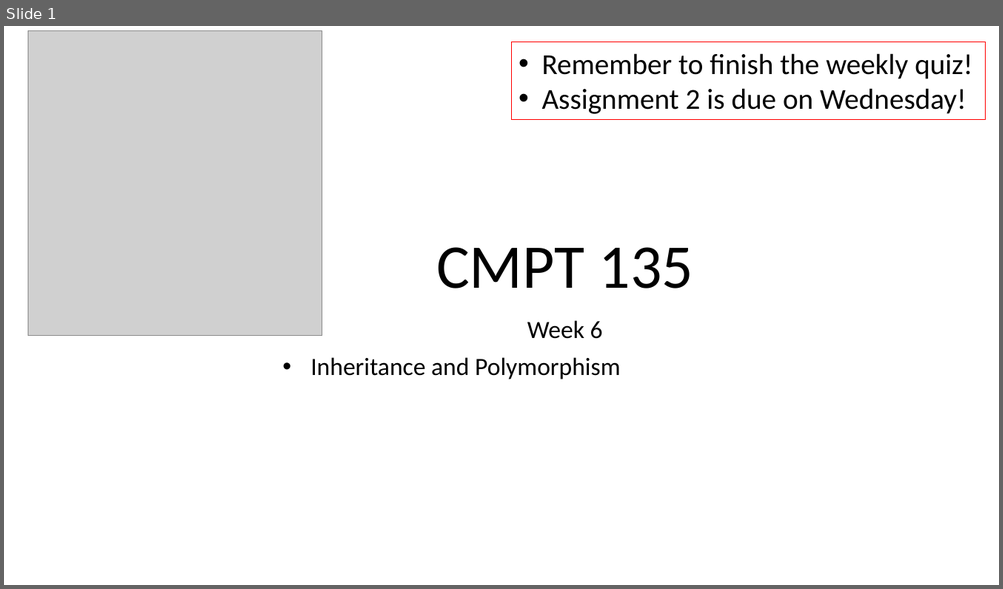
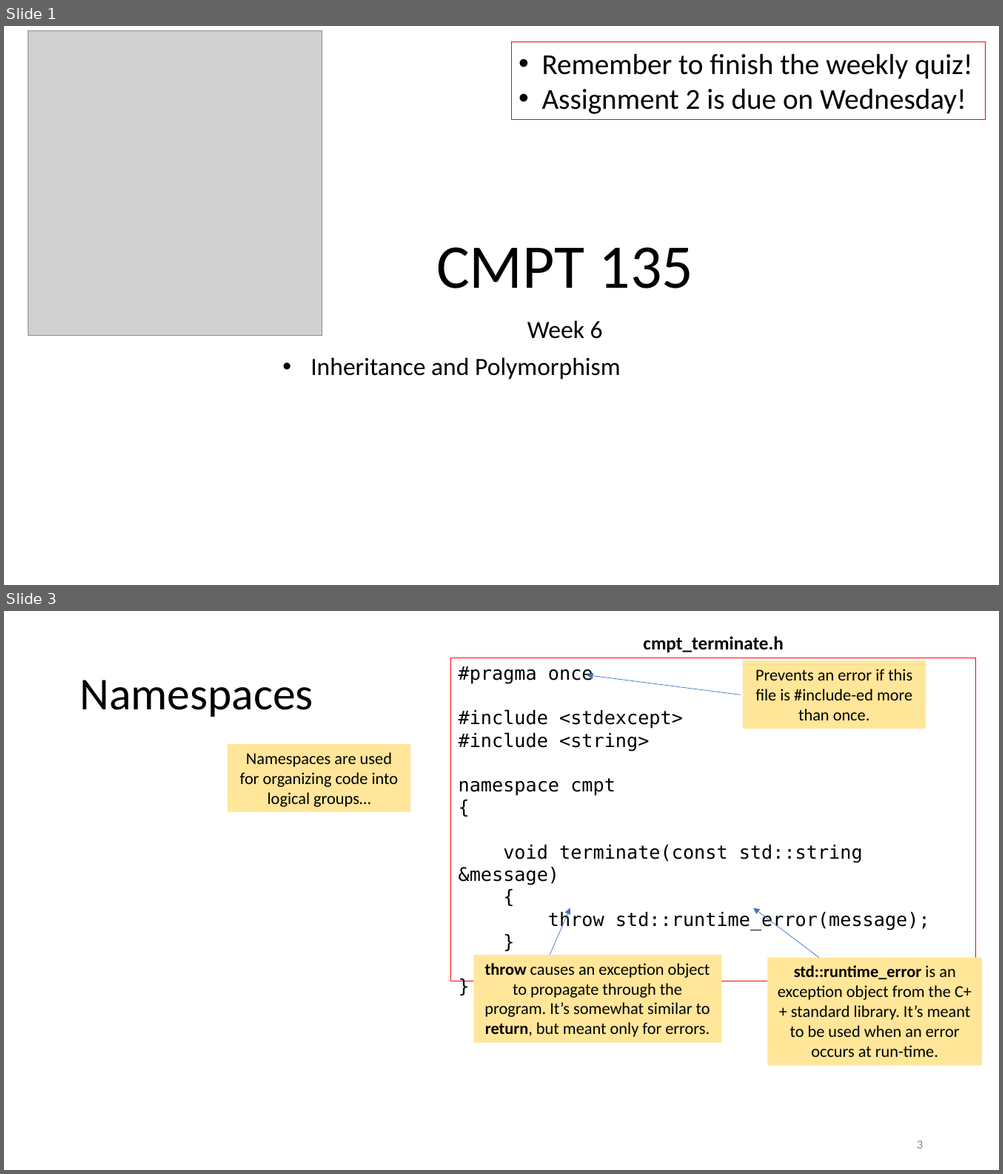
Before and after one commit to tjd1234/cmpt135spring2024, a slide deck: sample_code/week8/week8_cmpt135.pptx. Shown one above the other, each under a label of ours: slide 1 before the commit, slides 1 and 3 after it; the slides between them are not shown. The pictures are 1003x589 and 1003x1174 pixels, drawn with LibreOffice and Linux fonts; fonts in the diff are those of the drawing; grey boxes stand for pictures. Boxes give left, top, right and bottom in pixels: in the first picture for what was removed or moved away, otherwise in the second. Text is boxed around its words. In the diff, an @@ line names an element or a change of style, - is before the commit and + after.

```diff
--- a/sample_code/week8/week8_cmpt135.pptx
+++ b/sample_code/week8/week8_cmpt135.pptx
@@ slide 3 added at <box>4,611,999,1170</box>, background #FFFFFF @@
@@ text added at <box>643,636,782,652</box>, 18 pt, text #000000, bold @@
+cmpt_terminate.h
@@ rectangle added at <box>451,658,976,982</box>, outline #FF0000 0.75 pt, 18 pt, text #000000 @@
+#pragma once
+#include <stdexcept>
+#include <string>
+namespace cmpt
+{
+void terminate(const std::string &message)
+{
+throw std::runtime_error(message);
+}
+}
@@ arrow added from (740, 695) to (586, 675), #4472C4 0.5 pt @@
@@ rectangle added at <box>743,661,925,729</box>, fill #FFE699, 16 pt, text #000000 @@
+Prevents an error if this file is #include-ed more than once.
@@ title added at <box>79,680,313,717</box>, 44 pt, text #000000 @@
+Namespaces
@@ rectangle added at <box>227,744,410,812</box>, fill #FFE699, 16 pt, text #000000 @@
+Namespaces are used for organizing code into logical groups…
@@ arrow added from (549, 955) to (570, 908), #4472C4 0.5 pt @@
@@ arrow added from (819, 958) to (753, 908), #4472C4 0.5 pt @@
@@ rectangle added at <box>473,955,721,1043</box>, fill #FFE699, 16 pt, text #000000 @@
+throw causes an exception object to propagate through the program. It’s somewhat similar to return, but meant only for errors.
@@ rectangle added at <box>767,958,982,1066</box>, fill #FFE699, 16 pt, text #000000 @@
+std::runtime_error is an exception object from the C++ standard library. It’s meant to be used when an error occurs at run-time.
@@ page number added at <box>916,1141,922,1149</box>, 12 pt, text #8C8C8C @@
+3
```
Also in this commit, not shown: 2 slides changed, 38 other slides added, 19 slides removed, 3 other files.
